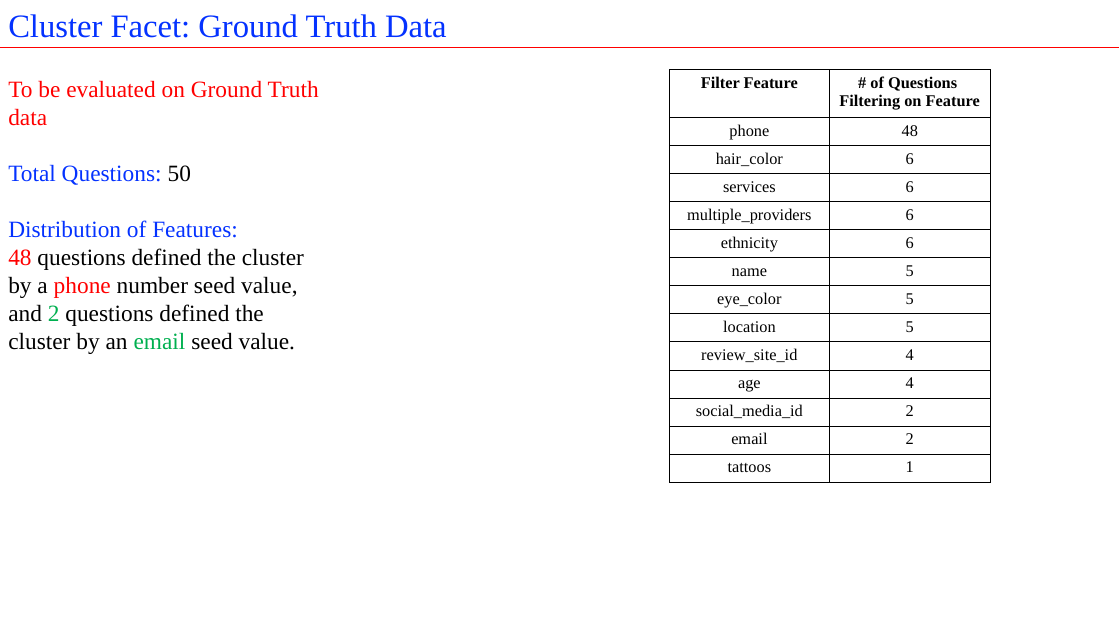
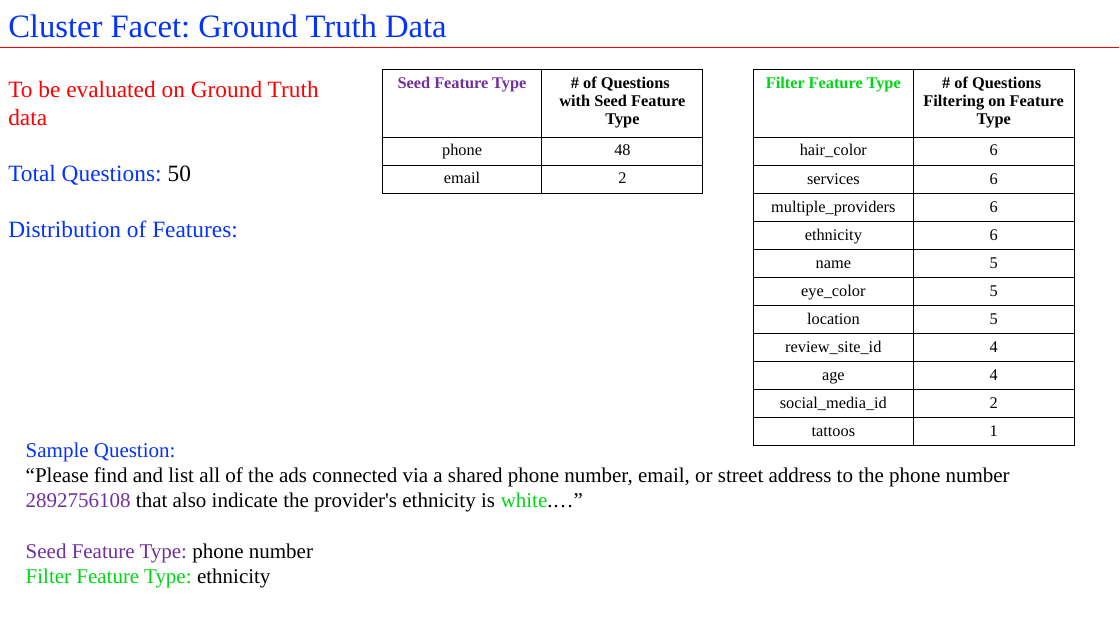
Before and after one commit to istresearch/qpr-fall-2016-eval, a slide deck: slide 19 of evaluation/Fall_2016_QPR_Post_Hoc.pptx (slide 17 before the commit). Drawn at 1120x630 pixels with LibreOffice and Linux fonts; fonts in the diff are those of the drawing. Boxes give left, top, right and bottom in pixels: in the first picture for what was removed or moved away, otherwise in the second. Text is boxed around its words. In the diff, an @@ line names an element or a change of style, - is before the commit and + after.

```diff
--- a/evaluation/Fall_2016_QPR_Post_Hoc.pptx
+++ b/evaluation/Fall_2016_QPR_Post_Hoc.pptx
@@ table added at (382,70,703,193), 3 rows, 2 columns @@
+Seed Feature Type | # of Questions / with Seed Feature Type
+phone | 48
+email | 2
@@ table at (754,70,1075,445) @@
-row 1: Filter Feature | # of Questions / Filtering on Feature
-row 2: phone | 48
+row 1: Filter Feature Type | # of Questions / Filtering on Feature Type
-row 13: email | 2
@@ table: place and size @@
-table at (670,70,991,481)
+table at (754,70,1075,445)
@@ text at (8,248,304,354): paragraph removed @@
-48 questions defined the cluster by a phone number seed value, and 2 questions defined the cluster by an email seed value.
@@ text added at (26,442,1010,588), 18 pt, text #000000 @@
+Sample Question:
+“Please find and list all of the ads connected via a shared phone number, email, or street address to the phone number 2892756108 that also indicate the provider's ethnicity is white.…”
+Seed Feature Type: phone number
+Filter Feature Type: ethnicity
```
Also in this commit, not shown: 29 other slides changed, 9 slides added, 2 other files.
